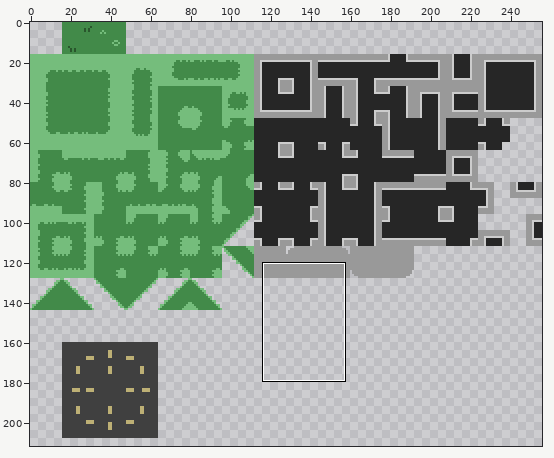
Two versions of one sprite sheet, game/assets/tilesheet.png. The first picture is a wide view before the edit; the outline marks the close-up.
Close-up. The starting point:
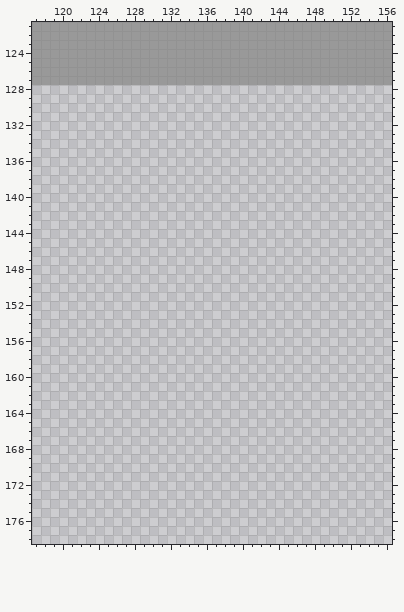
The file is 256x256 pixels. Shown: x 117..156, y 121..178. The wide view leaves out empty margins.
Now the later version:
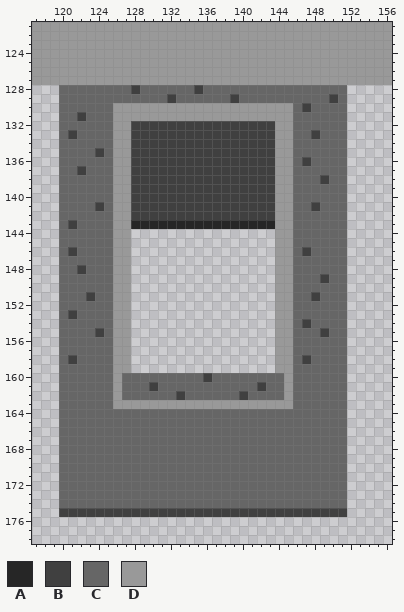
Palette (. is transparent): A #262626  B #404040  C #666666  D #999999
Changes in this commit:
The edit adds colour A in row 143 at x 128 to 143.
The edit adds colour B in row 128 at x 128 and 135; in row 129 at x 132, 139 and 150; in row 130 at x 147; in row 131 at x 122; in row 132 at x 128 to 143; in row 133 at x 121, 128 to 143 and 148.
The edit adds colour B in row 134 at x 128 to 143; in row 135 at x 124 and 128 to 143; in row 136 at x 128 to 143 and 147; in row 137 at x 122 and 128 to 143; in row 138 at x 128 to 143 and 149; in rows 139 to 140 at x 128 to 143.
The edit adds colour B in row 141 at x 124, 128 to 143 and 148; in row 142 at x 128 to 143; in row 143 at x 121; in row 146 at x 121 and 147; in row 148 at x 122; in row 149 at x 149.
The edit adds colour B in row 151 at x 123 and 148; in row 153 at x 121; in row 154 at x 147; in row 155 at x 124 and 149; in row 158 at x 121 and 147; in row 160 at x 136.
The edit adds colour B in row 161 at x 130 and 142; in row 162 at x 133 and 140; in row 175 at x 120 to 151.
The edit adds colour C in row 128 at x 120 to 127, 129 to 134 and 136 to 151; in row 129 at x 120 to 131, 133 to 138, 140 to 149 and 151; in row 130 at x 120 to 125, 146 and 148 to 151; in row 131 at x 120 to 121, 123 to 125 and 146 to 151; in row 132 at x 120 to 125 and 146 to 151; in row 133 at x 120, 122 to 125, 146 to 147 and 149 to 151.
The edit adds colour C in row 134 at x 120 to 125 and 146 to 151; in row 135 at x 120 to 123, 125 and 146 to 151; in row 136 at x 120 to 125, 146 and 148 to 151; in row 137 at x 120 to 121, 123 to 125 and 146 to 151; in row 138 at x 120 to 125, 146 to 148 and 150 to 151; in rows 139 to 140 at x 120 to 125 and 146 to 151.
The edit adds colour C in row 141 at x 120 to 123, 125, 146 to 147 and 149 to 151; in row 142 at x 120 to 125 and 146 to 151; in row 143 at x 120, 122 to 125 and 146 to 151; in rows 144 to 145 at x 120 to 125 and 146 to 151; in row 146 at x 120, 122 to 125, 146 and 148 to 151; in row 147 at x 120 to 125 and 146 to 151.
The edit adds colour C in row 148 at x 120 to 121, 123 to 125 and 146 to 151; in row 149 at x 120 to 125, 146 to 148 and 150 to 151; in row 150 at x 120 to 125 and 146 to 151; in row 151 at x 120 to 122, 124 to 125, 146 to 147 and 149 to 151; in row 152 at x 120 to 125 and 146 to 151; in row 153 at x 120, 122 to 125 and 146 to 151.
The edit adds colour C in row 154 at x 120 to 125, 146 and 148 to 151; in row 155 at x 120 to 123, 125, 146 to 148 and 150 to 151; in rows 156 to 157 at x 120 to 125 and 146 to 151; in row 158 at x 120, 122 to 125, 146 and 148 to 151; in row 159 at x 120 to 125 and 146 to 151; in row 160 at x 120 to 125, 127 to 135, 137 to 144 and 146 to 151.
The edit adds colour C in row 161 at x 120 to 125, 127 to 129, 131 to 141, 143 to 144 and 146 to 151; in row 162 at x 120 to 125, 127 to 132, 134 to 139, 141 to 144 and 146 to 151; in row 163 at x 120 to 125 and 146 to 151; in rows 164 to 174 at x 120 to 151.
The edit adds colour D in rows 130 to 131 at x 126 to 145; in rows 132 to 159 at x 126 to 127 and 144 to 145; in rows 160 to 162 at x 126 and 145; in row 163 at x 126 to 145.
